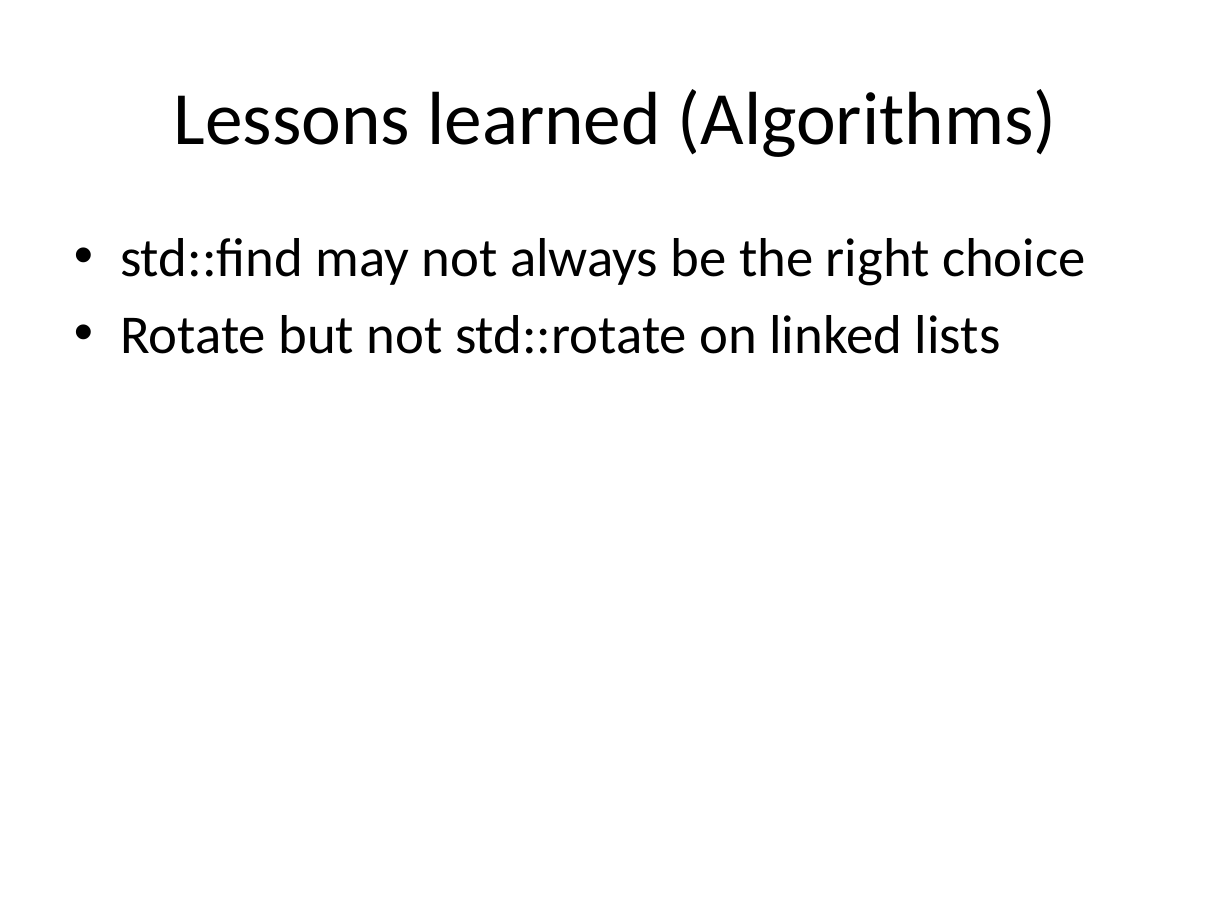
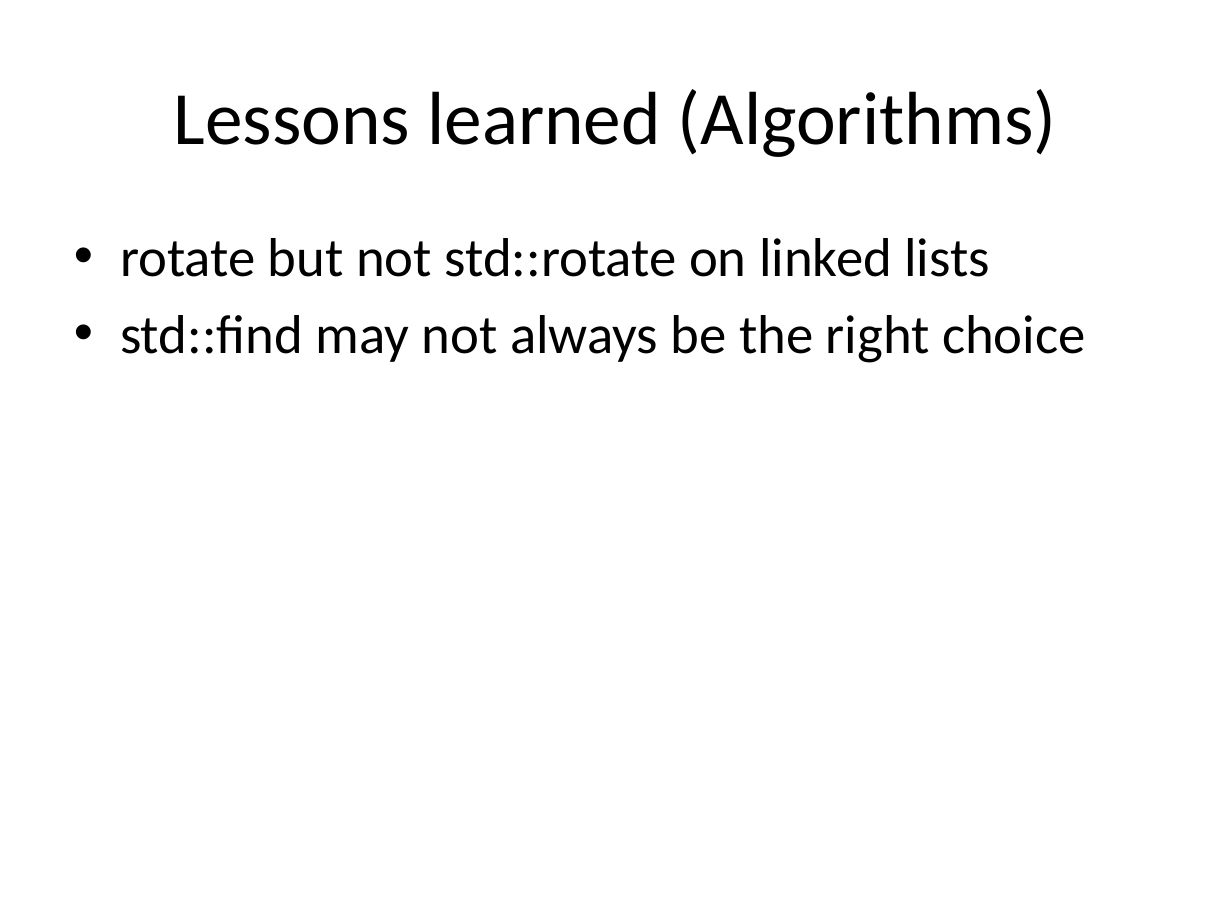
Before and after one commit to hiraditya/std-benchmark, a slide deck: slide 22 of docs/slides/slide-cppnow.pptx (slide 25 before the commit). Drawn at 1232x924 pixels with LibreOffice and Linux fonts; fonts in the diff are those of the drawing. Boxes give left, top, right and bottom in pixels: in the first picture for what was removed or moved away, otherwise in the second. Text is boxed around its words. In the diff, an @@ line names an element or a change of style, - is before the commit and + after.

```diff
--- a/docs/slides/slide-cppnow.pptx
+++ b/docs/slides/slide-cppnow.pptx
@@ text at box(120, 238, 990, 277): paragraph added @@
+• rotate but not std::rotate on linked lists
@@ text at box(120, 315, 1001, 354): paragraph removed @@
-• Rotate but not std::rotate on linked lists
```
Also in this commit, not shown: 19 other slides changed, 3 slides removed, 1 other file.
